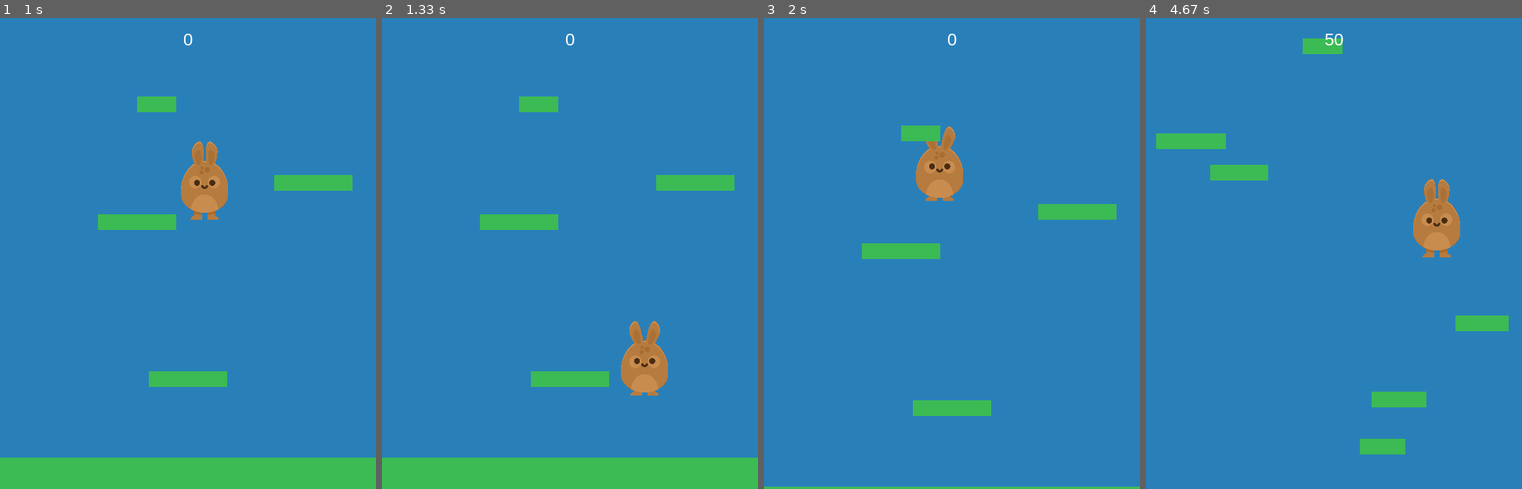
Above: before the commit, frames 1-4 (left to right).
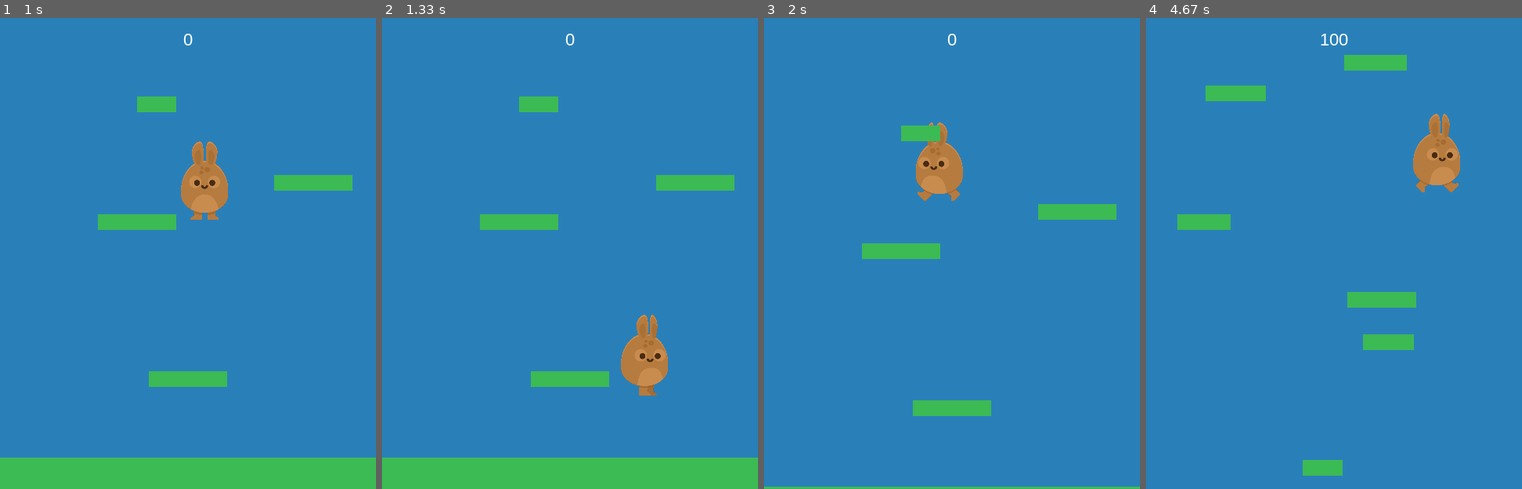
Above: after the commit, the same moments.

Repository: Seigakuin/platformer
Game: pygame game, started from main.py
Two runs of this game, one before a commit and one after it. Both use one fixed random seed, a clock stepped at 60 frames per second and the inputs below.
Inputs:
- Up to frame 1 (1 s): hold Right 0.33-0.8 s; hold Right from 0.83 s (still down)
- Up to frame 2 (1.33 s): release Right at 1.3 s
- Up to frame 3 (2 s): hold Left 1.33-1.87 s; tap Space at 1.4, 1.7, 1.97 s; hold Left from 1.9 s (still down)
- Up to frame 4 (4.67 s): tap Space at 2.27, 2.4, 2.7, 3.07, 3.37, 3.57, 3.87, 4.07, 4.37, 4.57 s; release Left at 2.3 s; hold Right 2.33-2.97 s; hold Left 3-3.47 s; hold Right 3.5-3.97 s; hold Right 4-4.47 s; hold Left from 4.5 s (still down)

Frame 1 is identical in both runs. In frame 2, 0.6% of the frame differs, in the area x 63-77%, y 63-81%; in frame 3, 0.5%; in frame 4, 8.6%, in the area x 2-97%, y 3-98%.

Commit message:
add left and right animation

Diff:
--- a/sprites.py
+++ b/sprites.py
@@ -96,12 +96,33 @@
     def animate(self):
         """アニメーション"""
         now = pg.time.get_ticks()  # 現在のtick(時間)を取得
+        if self.vel.x != 0:
+            self.walking = True
+        else:
+            self.walking = False
+
+        # 歩くアニメーション
+        if self.walking:
+            if now - self.last_update > 200:
+                self.last_update = now
+                self.current_frame = (self.current_frame + 1) % len(
+                    self.walk_frames_l)  # フレーム画像の配列番号を計算
+                bottom = self.rect.bottom
+                if self.vel.x > 0:
+                    self.image = self.walk_frames_r[self.current_frame]
+                else:
+                    self.image = self.walk_frames_l[self.current_frame]
+                self.rect = self.image.get_rect()
+                self.rect.bottom = bottom
+
+        # アイドルアニメーション
         if not self.jumping and not self.walking:
             if now - self.last_update > 350:  # 現在と最後にupdateした時間を比較
                 self.last_update = now  # もしそうだったらlast_updateをnow(現在)に設定
                 self.current_frame = (self.current_frame + 1) % len(
                     self.standing_frames)  # フレーム画像の配列番号を計算
-                bottom = self.rect.bottom
+                bottom = self.rect.bottom  # フレームごとにimageのサイズが変更になるかもしれないから
+                # 地面に必ず足がついているように画像が変更になる前のbottom を取得
                 self.image = self.standing_frames[
                     self.current_frame]  # imageを計算したフレームに画像に変更
                 self.rect = self.image.get_rect()  # rectを新たに取得
